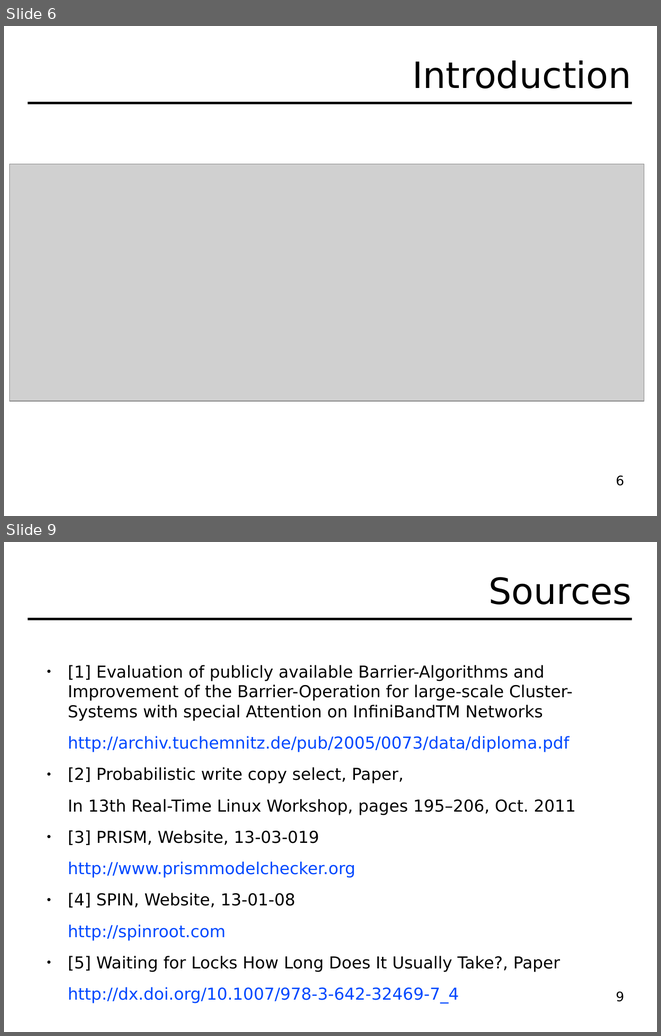
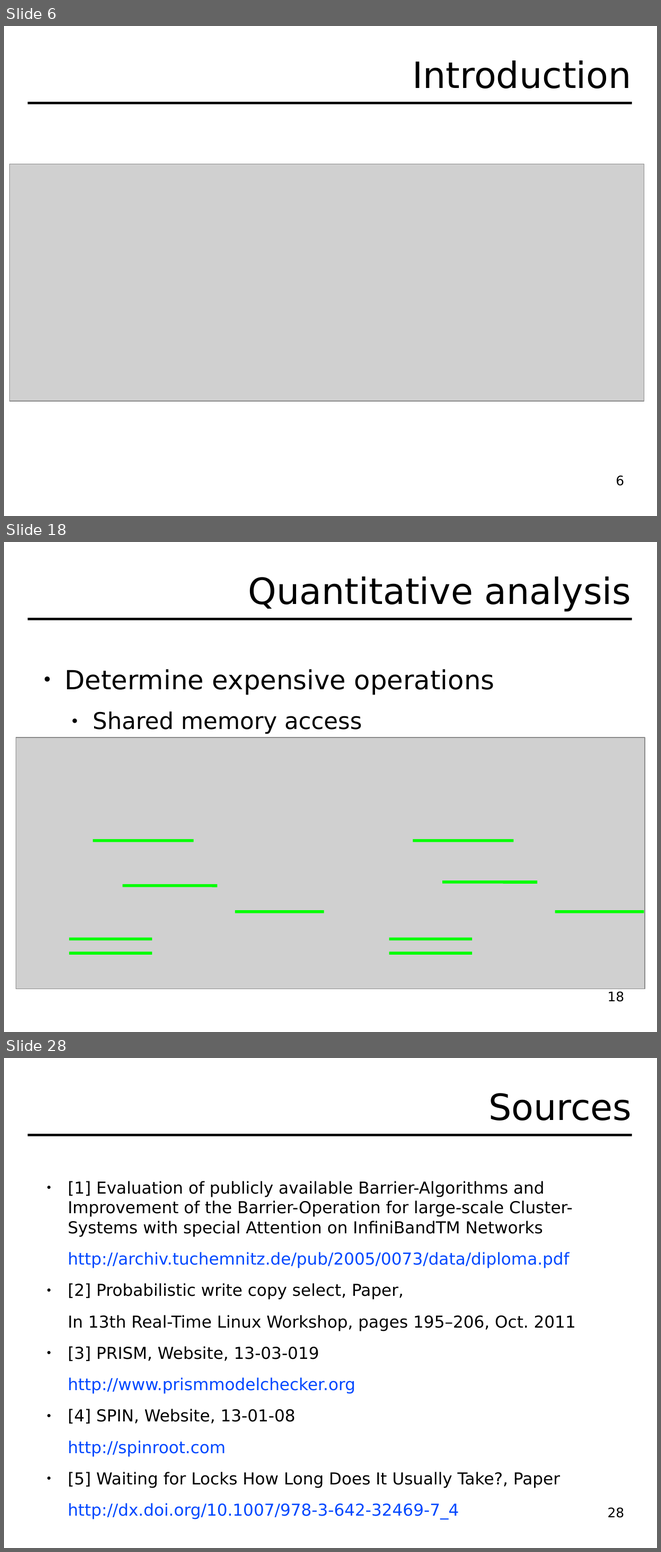
Before and after one commit to hydroo/minor-thesis-barriers, a slide deck: presentation/slides.odp. Shown one above the other, each under a label of ours: slides 6 and 9 before the commit, slides 6, 18 and 28 after it; the slides between them are not shown. The pictures are 661x1036 and 661x1552 pixels, drawn with LibreOffice and Linux fonts; fonts in the diff are those of the drawing; grey boxes stand for pictures. Boxes give left, top, right and bottom in pixels: in the first picture for what was removed or moved away, otherwise in the second. Text is boxed around its words. In the diff, an @@ line names an element or a change of style, - is before the commit and + after.

```diff
--- a/presentation/slides.odp
+++ b/presentation/slides.odp
@@ slide 18 added at bbox=[4, 542, 657, 1032], background #FFFFFF @@
@@ title added at bbox=[248, 576, 631, 611], 44 pt, text #000000 @@
+Quantitative analysis
@@ line added from (28, 619) to (632, 619), #000000 2.89 pt @@
@@ text added at bbox=[64, 669, 494, 734], 32 pt, text #000000 @@
+● Determine expensive operations
+  ● Shared memory access
@@ picture added at bbox=[16, 738, 645, 989] @@
@@ line added from (93, 840) to (194, 840), #00FF00 3.6 pt @@
@@ line added from (413, 840) to (513, 840), #00FF00 3.6 pt @@
@@ line added from (123, 885) to (217, 885), #00FF00 3.6 pt @@
@@ line added from (442, 882) to (537, 882), #00FF00 3.6 pt @@
@@ line added from (235, 912) to (324, 912), #00FF00 3.6 pt @@
@@ line added from (555, 912) to (644, 912), #00FF00 3.6 pt @@
@@ line added from (69, 939) to (152, 939), #00FF00 3.6 pt @@
@@ line added from (389, 939) to (472, 939), #00FF00 3.6 pt @@
@@ line added from (69, 953) to (152, 953), #00FF00 3.6 pt @@
@@ line added from (389, 953) to (472, 953), #00FF00 3.6 pt @@
@@ page number added at bbox=[608, 991, 625, 1002], 16 pt, text #000000 @@
+18
@@ what was slide 9 is now slide 28 @@
@@ page number at bbox=[608, 1507, 625, 1518]: text changed @@
-9
+28
```
Also in this commit, not shown: 4 slides changed, 19 other slides added, 1 slide removed, 12 other files.
